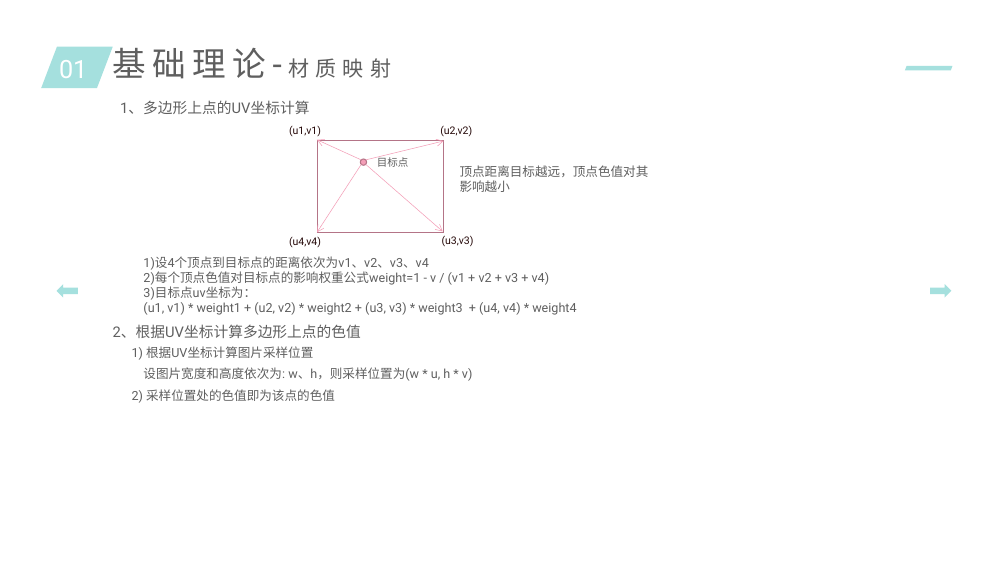
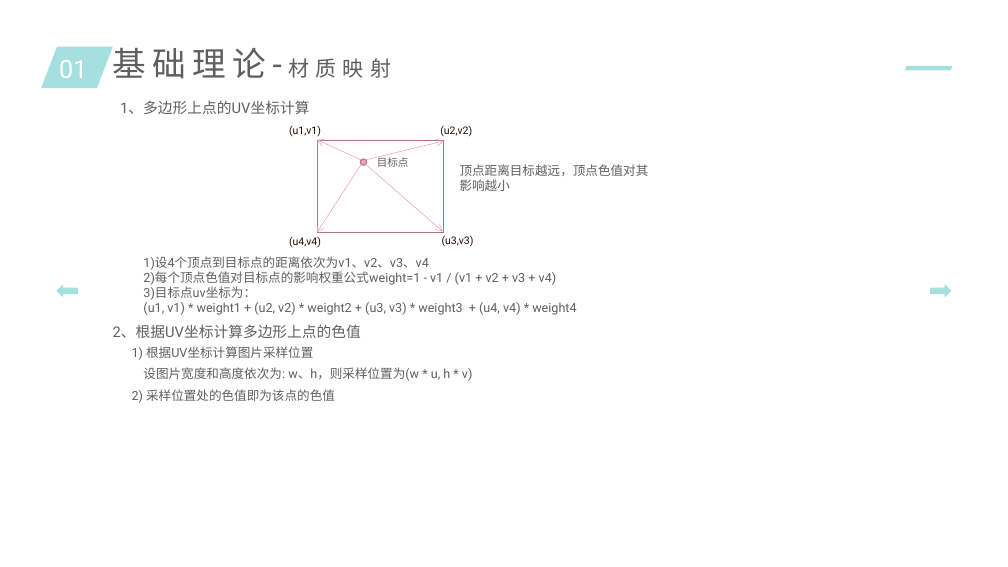
Before and after one commit to lijun4727/3d-study, a slide deck: slide 22 of 3d游戏引擎.pptx. Drawn at 1008x567 pixels with LibreOffice and Linux fonts; fonts in the diff are those of the drawing. Boxes give left, top, right and bottom in pixels: in the first picture for what was removed or moved away, otherwise in the second. Text is boxed around its words. In the diff, an @@ line names an element or a change of style, - is before the commit and + after.

```diff
--- a/3d游戏引擎.pptx
+++ b/3d游戏引擎.pptx
@@ text at (143, 271, 557, 285): text changed @@
-2)每个顶点色值对目标点的影响权重公式weight=1 - v / (v1 + v2 + v3 + v4)
+2)每个顶点色值对目标点的影响权重公式weight=1 - v1 / (v1 + v2 + v3 + v4)
```
Also in this commit, not shown: 5 other slides changed.
